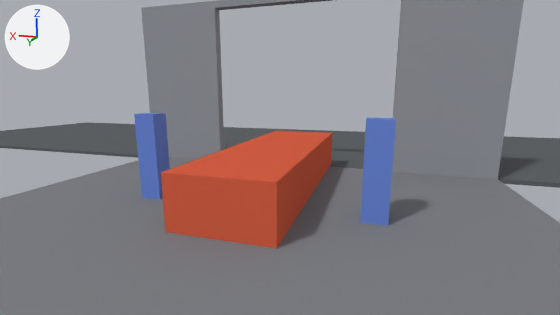
The Blender file assets/source/garage-departure.blend: old version first, new version second.
The view is the same before and after, from the file's camera 'departure.follow'. The axes (+X, +Y, +Z) are drawn at upper left. The lights are the same throughout. The older version comes first. Both versions are drawn at frame 81 of the action 'departure.aimAction'; the numbers are the values there.

The scene before the commit, as lines of its bpy script (objects in view):
```python
me_cube_005 = bpy.data.meshes.new('Cube.005')
me_cube_005.from_pydata(...)  # a box spanning x -1.0..1.0, y -1.0..1.0, z -1.0..1.0
me_cube_005.materials.append(mat_door_lintel)  # grey #9599a0
me_cube_007 = bpy.data.meshes.new('Cube.007')
me_cube_007.from_pydata(...)  # a box spanning x -1.0..1.0, y -1.0..1.0, z -1.0..1.0
me_cube_007.materials.append(mat_crew_release_1)  # blue #6c89da
ob_crew_release_1 = bpy.data.objects.new('crew.release.1', me_cube_007)
ob_crew_release_1.location = (2.3, -2.5, 0.9)
ob_crew_release_1.scale = (0.23, 0.2, 0.9)
ob_departure_car_root = bpy.data.objects.new('departure.car.root', None)
ob_departure_car_root.location = (0.0, -3.68, 0.0)
ob_door_lintel = bpy.data.objects.new('door lintel', me_cube_005)
ob_door_lintel.location = (0.0, -6.4, 4.9)
ob_door_lintel.scale = (2.7, 0.15, 0.1)
# also in view: 'lane' at (0.0, -11.45, -0.1); 'car clearance envelope' at (0.0, -3.93, 0.5); 'door jamb' at (-4.05, -6.4, 2.5); 'bay floor' at (0.0, 0.0, -0.07); 'crew.release.-1' at (-2.3, -2.5, 0.9)
```
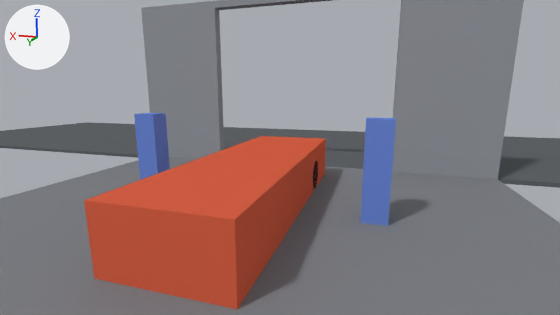
ob_departure_car_root is not drawn itself; it is the parent of ob_car_clearance_envelope.

The edits, one by one:
Material 'Rubber' (mat_rubber) is new.
Its base color is (0.02, 0.02, 0.025) (black #27272c).
Mesh me_cylinder is new.
It is a 32-sided cylinder along x spanning x -0.16..0.16, y -0.342..0.342, z -0.342..0.342.
It uses material mat_rubber (black #27272c).
Object 'departure.car.root' (ob_departure_car_root) moves from (0.0, -3.68, 0.0) to (0.0, -2.325, 0.0).
Object 'departure.wheel.front.L' (ob_departure_wheel_front_l) is new; it shows me_cylinder.
Its parent is ob_departure_car_root.
Its location is (-0.79, -1.7, 0.34).
Its rotation in degrees is (32, 0, 0).

What differs and where, as boxes [x1, y1, x2, y2] in the pictures (560 x 315 px):
'car clearance envelope', moved
    before: [161, 131, 332, 249]
    after: [84, 136, 326, 310]
'departure.wheel.front.L', added
    after: [313, 160, 318, 189]
